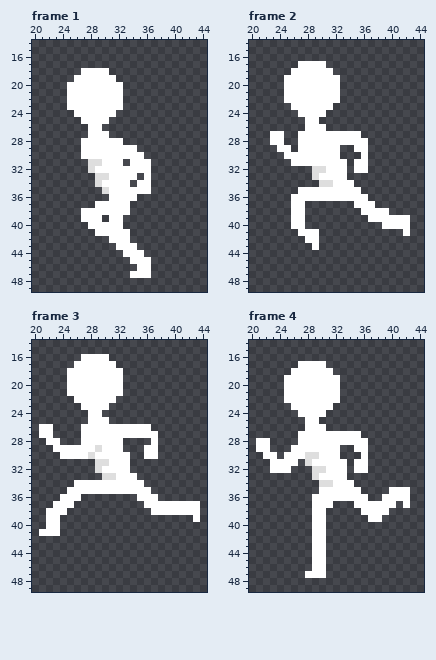
Two states of a pixel-art file, Assets/Art/Characters/Player/Run/Player_Run_Left.aseprite. The first picture shows the starting point.
64x64 pixels, 8 frames. Shown: frame 1: x 20..44, y 14..49; frame 2: x 20..44, y 14..49; frame 3: x 20..44, y 14..49; frame 4: x 20..44, y 14..49. The commit also changed other frames, which this record leaves out.
Once edited:
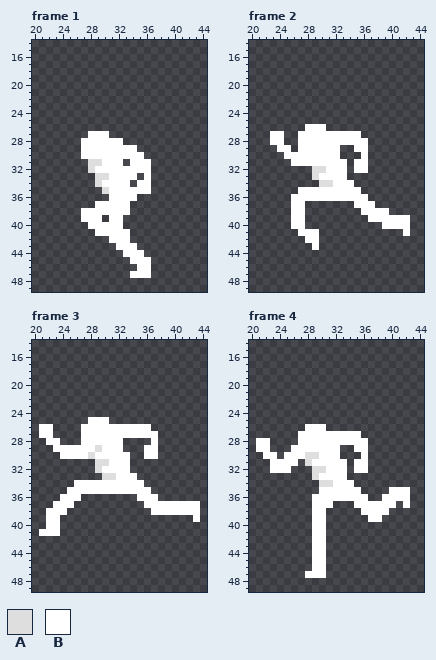
Palette (. is transparent): A #dedede  B #ffffff
Changes in this commit:
layer "Body Parts/Head" now hidden
Frame 1:
Colour B is removed in row 18 at x 27 to 30; in row 19 at x 26 to 31; in rows 20 to 23 at x 25 to 32; in row 24 at x 26 to 31; in row 25 at x 27 to 30; in row 26 at x 28 to 29.
Frame 2:
Colour B is removed in row 17 at x 27 to 30; in row 18 at x 26 to 31; in rows 19 to 22 at x 25 to 32; in row 23 at x 26 to 31; in row 24 at x 27 to 30; in row 25 at x 28 to 29.
Frame 3:
Colour B is removed in row 16 at x 27 to 30; in row 17 at x 26 to 31; in rows 18 to 21 at x 25 to 32; in row 22 at x 26 to 31; in row 23 at x 27 to 30; in row 24 at x 28 to 29.
Frame 4: the same change as frame 2
